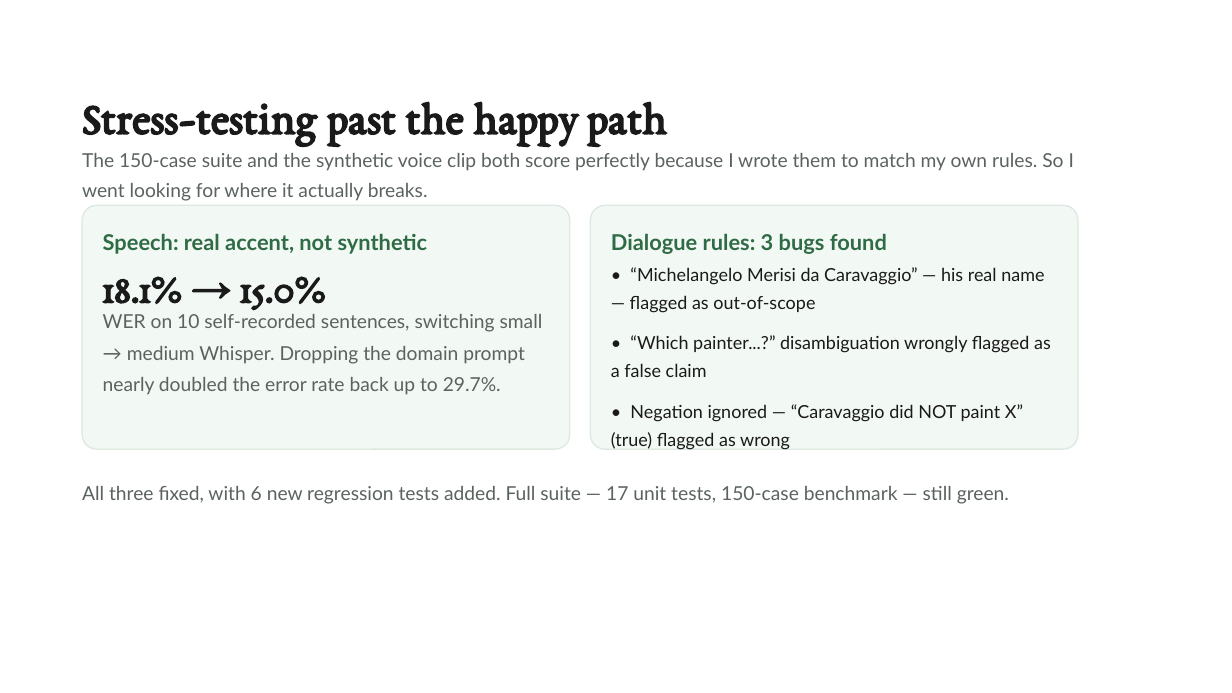
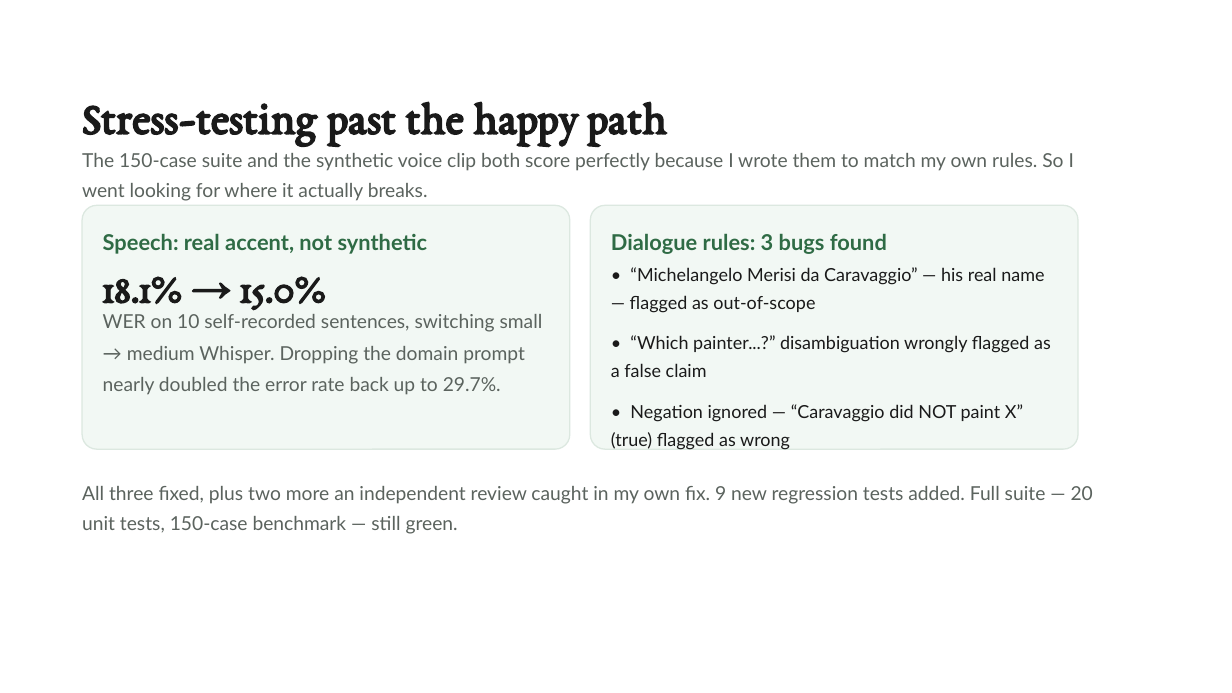
Before and after one commit to Mahdi-Miri/NLP-Project, a slide deck: slide 12 of presentation.pptx. Drawn at 1232x693 pixels with LibreOffice and Linux fonts; fonts in the diff are those of the drawing. Boxes give left, top, right and bottom in pixels: in the first picture for what was removed or moved away, otherwise in the second. Text is boxed around its words. In the diff, an @@ line names an element or a change of style, - is before the commit and + after.

```diff
--- a/presentation.pptx
+++ b/presentation.pptx
@@ text at [82,486,1093,534]: text changed @@
-All three fixed, with 6 new regression tests added. Full suite — 17 unit tests, 150-case benchmark — still green.
+All three fixed, plus two more an independent review caught in my own fix. 9 new regression tests added. Full suite — 20 unit tests, 150-case benchmark — still green.
```
Also in this commit, not shown: 4 other slides changed, 1 slide added, 30 other files.
